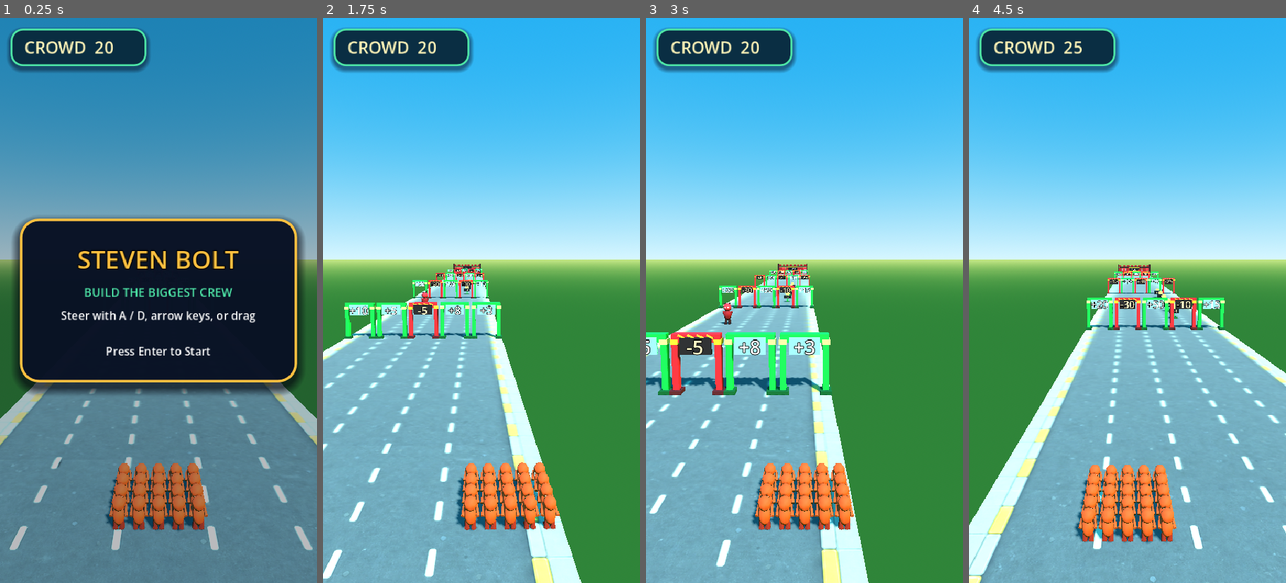
Above: before the commit, frames 1-4 (left to right).
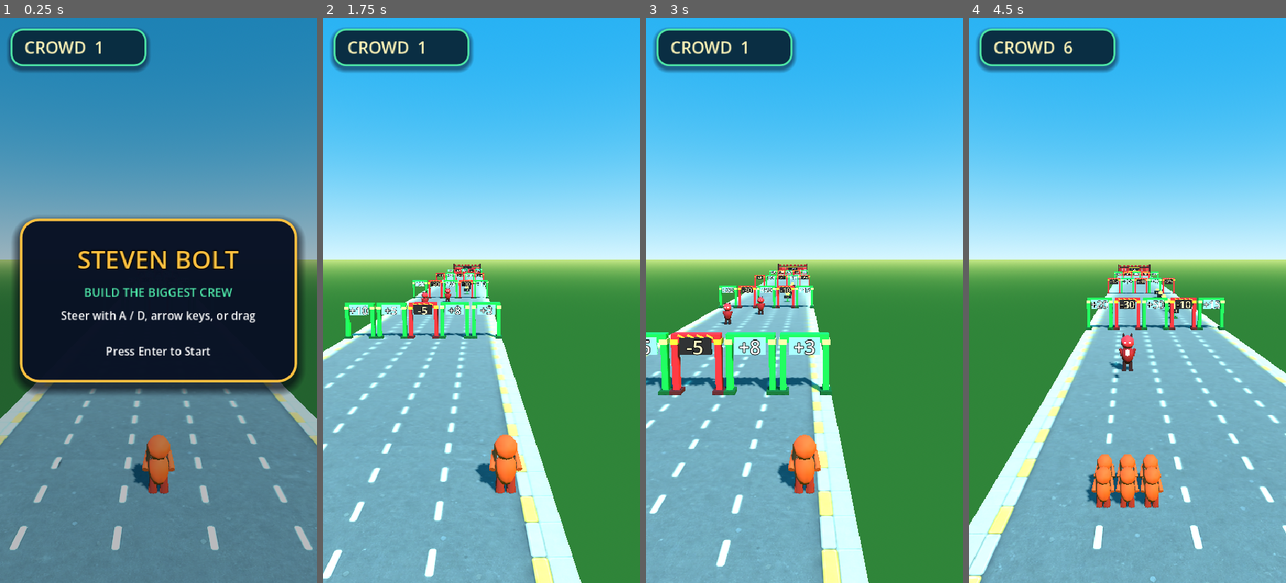
Above: after the commit, the same moments.

Repository: hobsojam/steven-bolt
Game: Godot game, scene res://scenes/main.tscn
The game is run twice, just before and just after one commit, with the same random seed, the same clock (stepped at 60 frames per second) and the same inputs.
Inputs (mouse positions are in pixels of both pictures, inside the frame that each line leads up to):
- Up to frame 1 (0.25 s): no input
- Up to frame 2 (1.75 s): tap Enter (ui_accept) at 0.5, 0.77 s; move the mouse to (551, 272) at 0.52 s; hold Right (lane_right) 0.53-1.25 s; click (551, 272) at 0.67 s; drag from (418, 328) to (465, 413) at 1.27 s
- Up to frame 3 (3 s): move the mouse to (836, 176) at 2.02 s; hold Right (lane_right) 2.03-2.75 s; drag from (788, 413) to (709, 215) at 2.77 s
- Up to frame 4 (4.5 s): move the mouse to (1222, 385) at 3.52 s; hold Left (lane_left) 3.53-4.25 s; tap Enter (ui_accept) at 3.77 s; drag from (1032, 215) to (1079, 159) at 4.27 s

The runs differ from the first frame. In frame 1, 3.6% of the frame differs, in the area x 30-66%, y 4-91%; in frame 2, 3.7%; in frame 3, 3.7%; in frame 4, 3.9%, in the area x 30-66%, y 4-93%.

Commit message:
Start the run with 1 crowd unit instead of 20
Simple constant change: RunRules.START_CROWD_COUNT 20 -> 1.

Diff:
--- a/scripts/run_rules.gd
+++ b/scripts/run_rules.gd
@@ -7,7 +7,7 @@
 const SPEED_RAMP_PER_SECOND := 0.15
 const LANE_SWITCH_SPEED := 10.0
 const SWIPE_THRESHOLD_PX := 40.0
-const START_CROWD_COUNT := 20
+const START_CROWD_COUNT := 1
 const MAX_RENDERED_UNITS := 150
 const CROWD_UNIT_SPACING := 0.6
 const CROWD_MAX_WIDTH := 6.0
